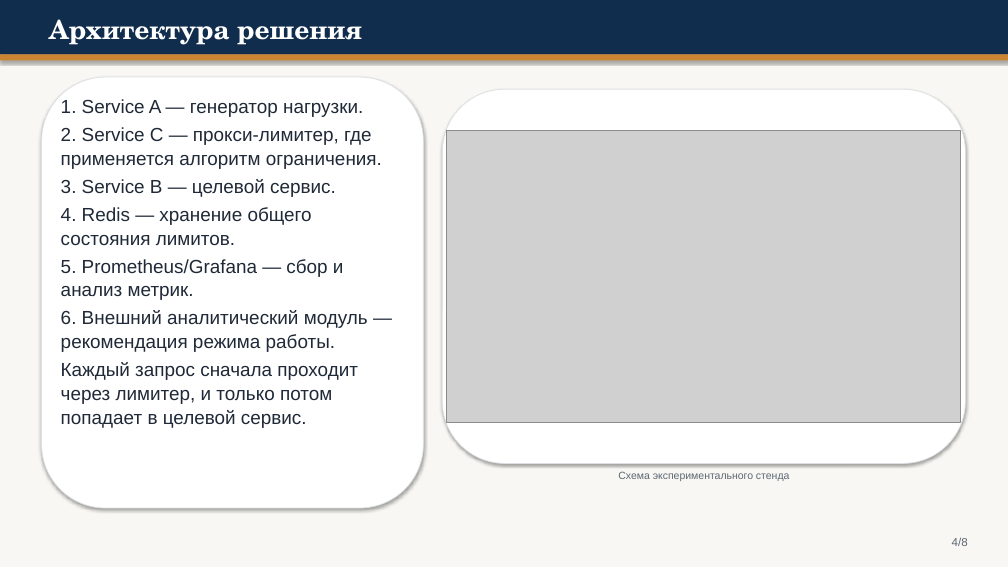
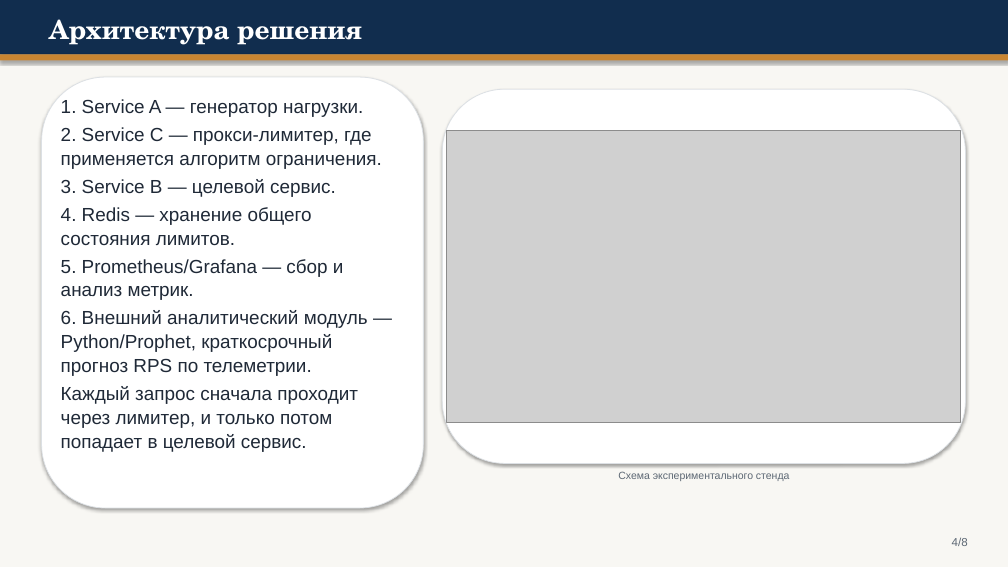
Before and after one commit to Islam-Y/RPS-limiter, a slide deck: slide 4 of services/Презентация_предзащита_5мин.pptx. Drawn at 1008x567 pixels with LibreOffice and Linux fonts; fonts in the diff are those of the drawing; grey boxes stand for pictures. Boxes give left, top, right and bottom in pixels: in the first picture for what was removed or moved away, otherwise in the second. Text is boxed around its words. In the diff, an @@ line names an element or a change of style, - is before the commit and + after.

```diff
--- a/services/Презентация_предзащита_5мин.pptx
+++ b/services/Презентация_предзащита_5мин.pptx
@@ text at [61, 310, 368, 376]: text changed @@
-6. Внешний аналитический модуль — рекомендация режима работы.
+6. Внешний аналитический модуль — Python/Prophet, краткосрочный прогноз RPS по телеметрии.
```
Also in this commit, not shown: 1 other slide changed, 5 other files.
